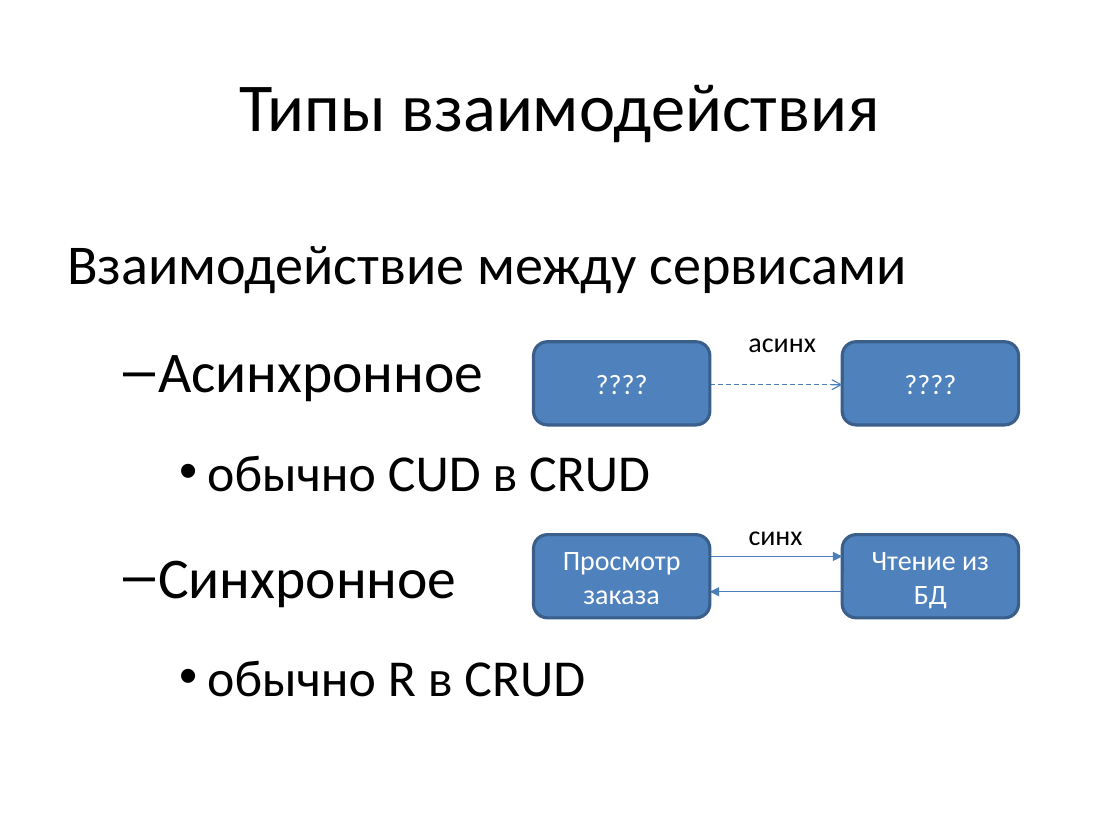
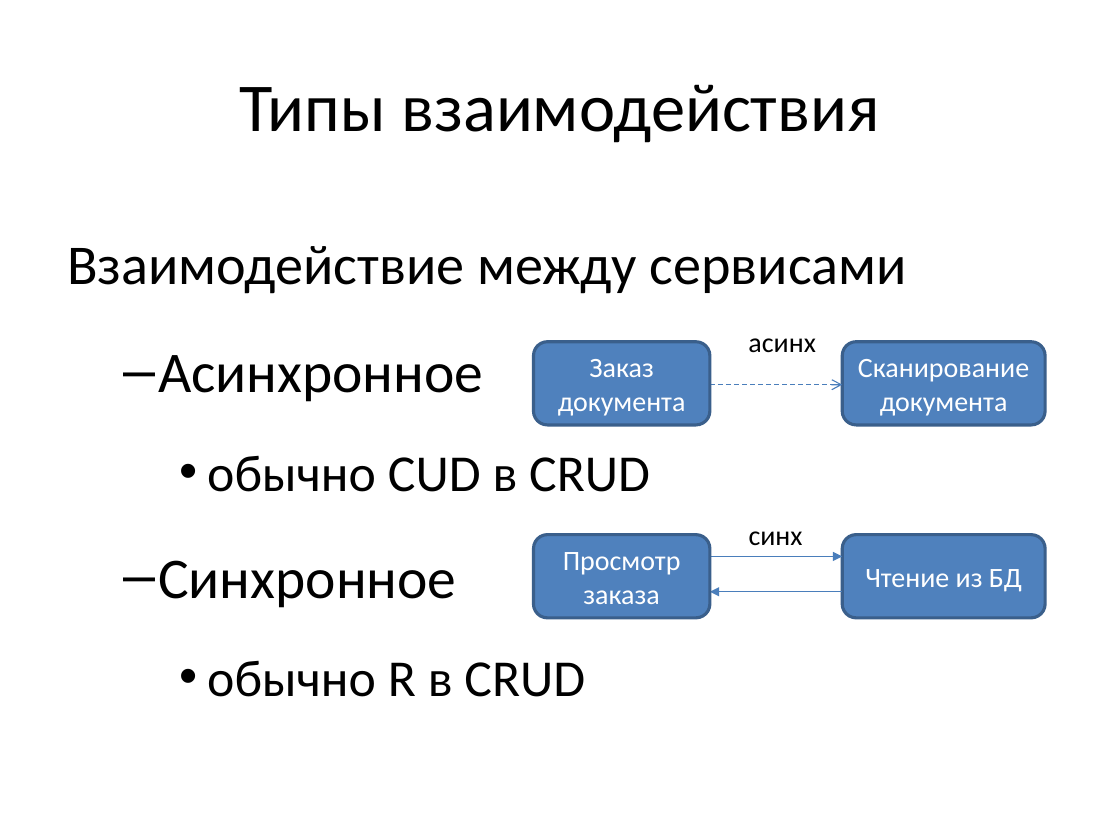
Before and after one commit to vitali-kviatkouski/personal, a slide deck: slide 20 of Microservices.pptx (slide 16 before the commit). Drawn at 1120x840 pixels with LibreOffice and Linux fonts; fonts in the diff are those of the drawing. Boxes give left, top, right and bottom in pixels: in the first picture for what was removed or moved away, otherwise in the second. Text is boxed around its words. In the diff, an @@ line names an element or a change of style, - is before the commit and + after.

```diff
--- a/Microservices.pptx
+++ b/Microservices.pptx
@@ text in rounded rectangle at bbox=[558, 359, 686, 416]: text changed @@
-????
+Заказ документа
@@ rounded rectangle "Сканирование документа": place and size @@
-rounded rectangle "Сканирование документа" at bbox=[842, 342, 1018, 424]
+rounded rectangle "Сканирование документа" at bbox=[842, 342, 1045, 424]
@@ text in rounded rectangle at bbox=[858, 359, 1029, 416]: text changed @@
-????
+Сканирование документа
@@ rounded rectangle "Чтение из БД": place and size @@
-rounded rectangle "Чтение из БД" at bbox=[842, 534, 1018, 617]
+rounded rectangle "Чтение из БД" at bbox=[842, 534, 1045, 617]
```
Also in this commit, not shown: 8 other slides changed, 5 slides added, 1 slide removed.
